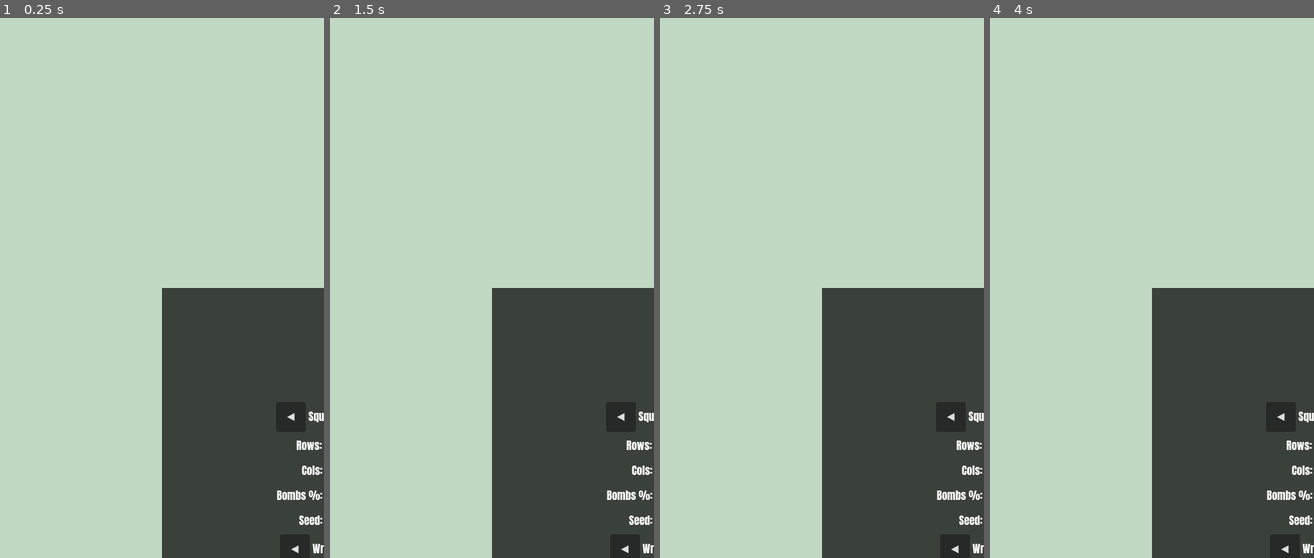
Above: before the commit, frames 1-4 (left to right).
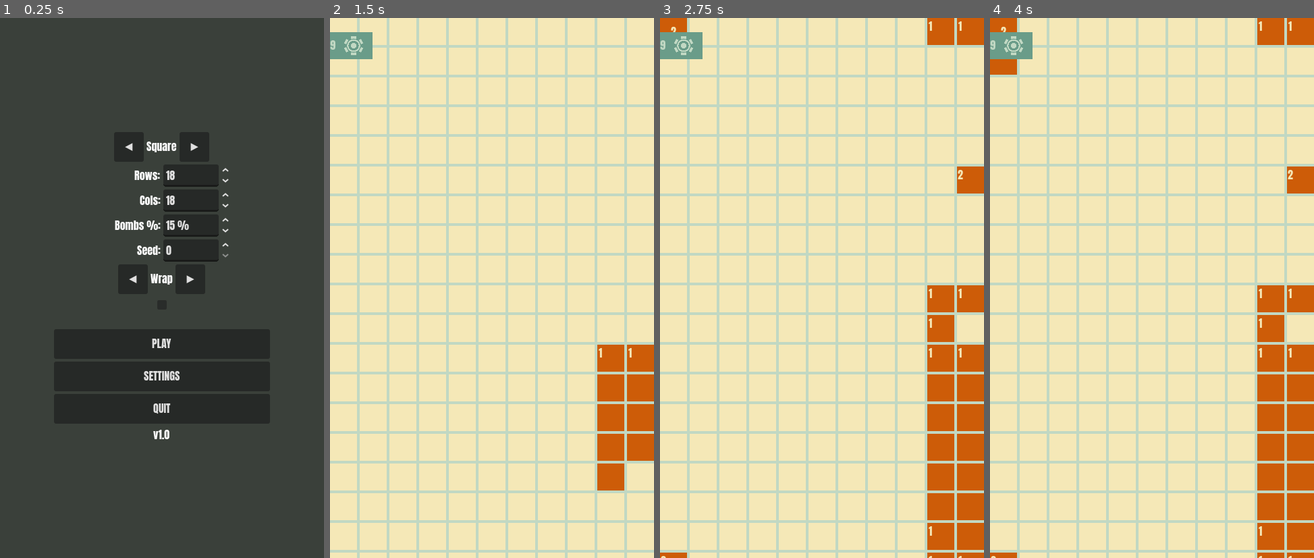
Above: after the commit, the same moments.

Repository: Kape99/mine-sweeper
Game: Godot game, scene res://Scenes/base.tscn
Same seed, same stepped clock (60 frames per second), same inputs: the game is played once before the commit and once after it.
Inputs (mouse positions are in pixels of both pictures, inside the frame that each line leads up to):
- Up to frame 1 (0.25 s): no input
- Up to frame 2 (1.5 s): click (492, 342) at 0.5 s, where only the run after the commit has a clickable "PLAY"; click (621, 417) at 1.25 s, where only the run before the commit has a clickable "◀"
- Up to frame 3 (2.75 s): click (954, 547) at 2 s, where only the run before the commit has a clickable "◀"
- Up to frame 4 (4 s): click (1281, 417) at 2.75 s, where only the run before the commit has a clickable "◀"; click (1284, 547) at 3.5 s, where only the run before the commit has a clickable "◀"

The runs differ from the first frame. In frame 1, 76% of the frame differs, in the area x 0-100%, y 0-100%; in frame 2, 88%; in frame 3, 88%; in frame 4, 88%.

Commit message:
Add Android CI build + fix input blocking on menu/board UI
- Add GitHub Actions workflow to build signed Android App Bundle (.aab)
  for Play Store releases on tag push or manual dispatch
- Add CI_ANDROID.md with secrets/setup instructions
- Fix touch input not reaching board cells: change ScreenManager,
  ScreensContainer, Screen, and BoardGUI from mouse_filter STOP to
  PASS so full-screen containers no longer swallow input events

Diff:
--- a/Scenes/base.tscn
+++ b/Scenes/base.tscn
@@ -8,16 +8,6 @@
 [ext_resource type="Script" uid="uid://bmbpmlmqovo0v" path="res://Scripts/GUI/screen_manager.gd" id="16_screen_mgr"]
 [ext_resource type="PackedScene" uid="uid://cktrketomxyd5" path="res://Scenes/Menu/MainMenu.tscn" id="17_main_menu"]
 
-[sub_resource type="StyleBoxEmpty" id="StyleBoxEmpty_t6nux"]
-
-[sub_resource type="StyleBoxEmpty" id="StyleBoxEmpty_nj83x"]
-
-[sub_resource type="StyleBoxEmpty" id="StyleBoxEmpty_m86is"]
-
-[sub_resource type="StyleBoxEmpty" id="StyleBoxEmpty_q62j5"]
-
-[sub_resource type="StyleBoxEmpty" id="StyleBoxEmpty_ixin1"]
-
 [sub_resource type="ShaderMaterial" id="ShaderMaterial_e68ls"]
 shader = ExtResource("15_t7wxk")
 shader_parameter/lod = 20.0
@@ -26,6 +16,7 @@
 script = ExtResource("1_smbv4")
 
 [node name="Camera" type="Camera2D" parent="." unique_id=1140760277]
+anchor_mode = 0
 script = ExtResource("2_buixl")
 
 [node name="ScreenManager" type="Control" parent="." unique_id=999000001]
@@ -35,7 +26,6 @@
 anchor_bottom = 1.0
 grow_horizontal = 2
 grow_vertical = 2
-mouse_filter = 2
 script = ExtResource("16_screen_mgr")
 
 [node name="ScreensContainer" type="Control" parent="." unique_id=1715830744]
@@ -46,17 +36,13 @@
 anchor_bottom = 1.0
 grow_horizontal = 2
 grow_vertical = 2
-mouse_filter = 2
+size_flags_horizontal = 4
+size_flags_vertical = 4
 
 [node name="GUI" type="CanvasLayer" parent="." unique_id=1828482509]
 
 [node name="Screen" type="MarginContainer" parent="GUI" unique_id=836711312]
-anchors_preset = 15
-anchor_right = 1.0
-anchor_bottom = 1.0
-grow_horizontal = 2
-grow_vertical = 2
-mouse_filter = 2
+mouse_filter = 0
 script = ExtResource("3_wqvgk")
 
 [node name="VBoxContainer" type="VBoxContainer" parent="GUI/Screen" unique_id=2113179829]
@@ -120,9 +106,10 @@
 anchors_preset = 2
 anchor_top = 1.0
 anchor_bottom = 1.0
+offset_left = -80.0
 offset_top = -60.0
+offset_right = 80.0
 offset_bottom = -16.0
-offset_left = -80.0
-offset_right = 80.0
 grow_horizontal = 2
+grow_vertical = 0
 text = "Back to Menu"
--- a/Scenes/board_gui.tscn
+++ b/Scenes/board_gui.tscn
@@ -13,7 +13,7 @@
 anchor_bottom = 1.0
 grow_horizontal = 2
 grow_vertical = 2
-mouse_filter = 2
+mouse_filter = 0
 script = ExtResource("1_vdnex")
 
 [node name="DefuseButton" type="TextureButton" parent="."]
Not shown, added: CI_ANDROID.md
